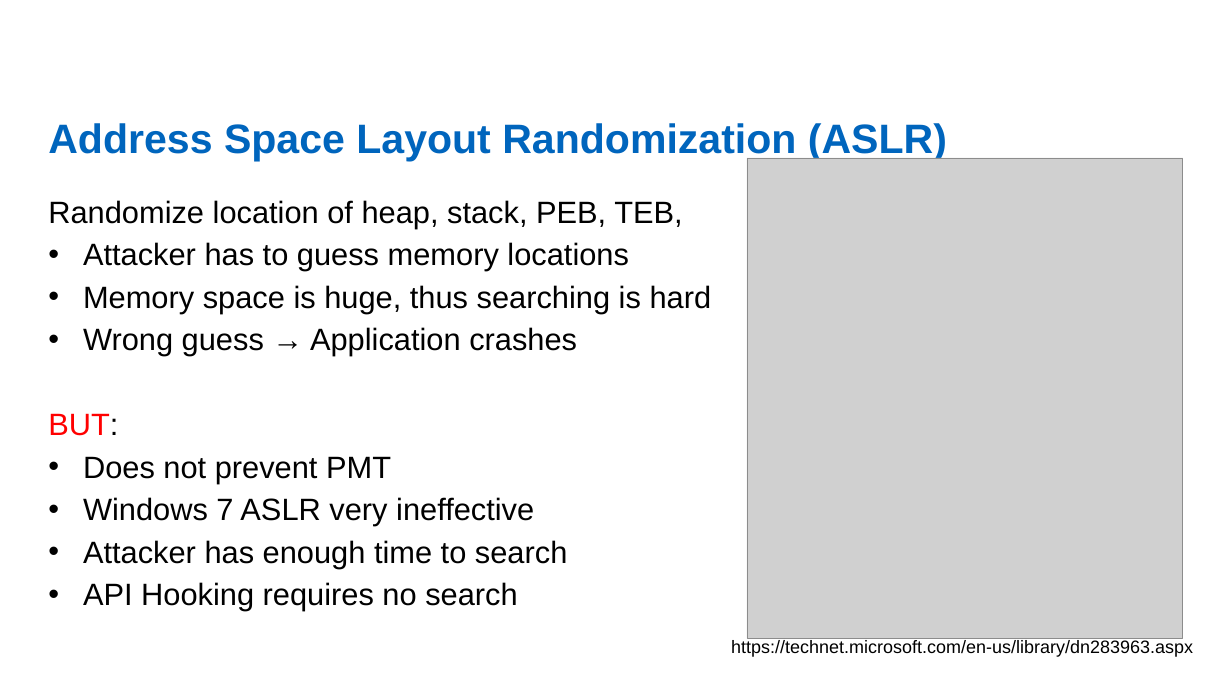
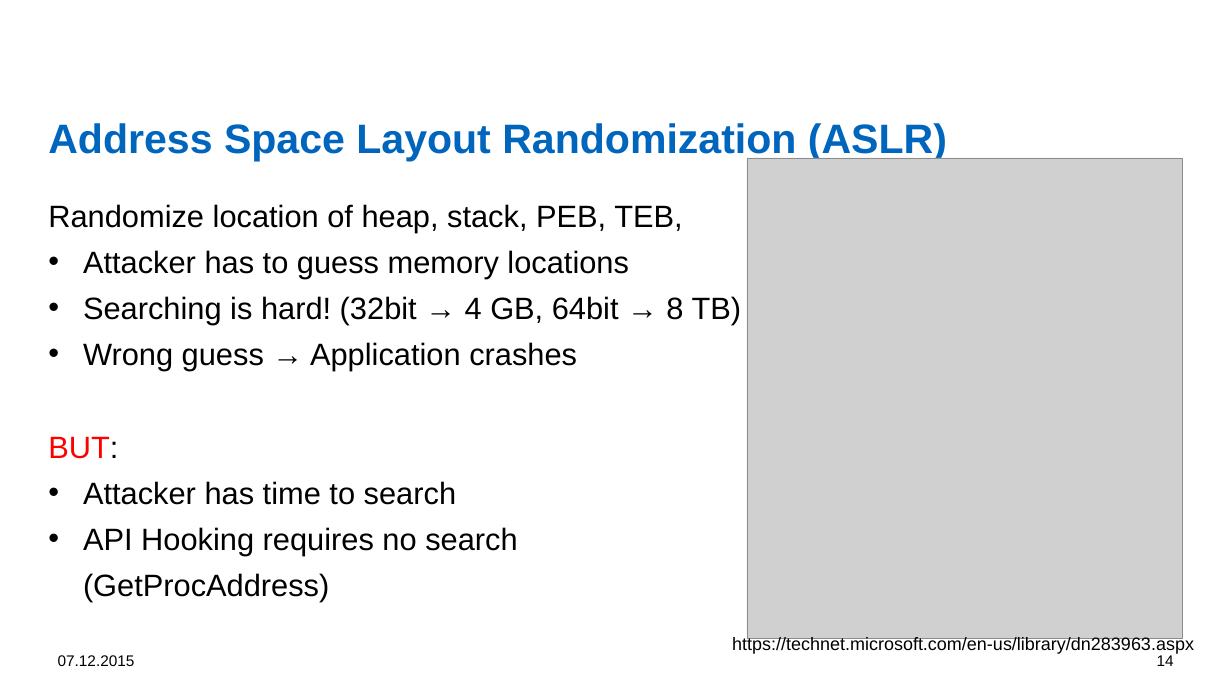
Before and after one commit to dennisfischer/bachelors-thesis, a slide deck: slide 14 of Presentations/Overview of illegal memory modifications - Attacks and Defenses.pptx. Drawn at 1232x693 pixels with LibreOffice and Linux fonts; fonts in the diff are those of the drawing; grey boxes stand for pictures; background and template pictures are left out. Boxes give left, top, right and bottom in pixels: in the first picture for what was removed or moved away, otherwise in the second. Text is boxed around its words. In the diff, an @@ line names an element or a change of style, - is before the commit and + after.

```diff
--- a/Presentations/Overview of illegal memory modifications - Attacks and Defenses.pptx
+++ b/Presentations/Overview of illegal memory modifications - Attacks and Defenses.pptx
@@ text at (48,204,682,459): line spacing 1.15 to 1.25 @@
@@ text at (83,296,742,325): text changed @@
-• Memory space is huge, thus searching is hard
+• Searching is hard! (32bit → 4 GB, 64bit → 8 TB)
@@ text at (83,481,517,602): text changed @@
-• Does not prevent PMT
-• Windows 7 ASLR very ineffective
-• Attacker has enough time to search
-• API Hooking requires no search
+• Attacker has time to search
+• API Hooking requires no search
+  (GetProcAddress)
@@ text "https://technet.microsoft.com/en-us/library/dn283963.aspx": place and size @@
-text "https://technet.microsoft.com/en-us/library/dn283963.aspx" at (731,640,1193,657)
+text "https://technet.microsoft.com/en-us/library/dn283963.aspx" at (732,636,1194,654)
@@ text added at (58,655,135,666), 12 pt, text #000000 @@
+07.12.2015
@@ page number added at (1157,655,1174,666), 12 pt, text #000000 @@
+14
```
Also in this commit, not shown: 10 other slides changed, 7 slides added, 8 slides removed, 15 other files.
